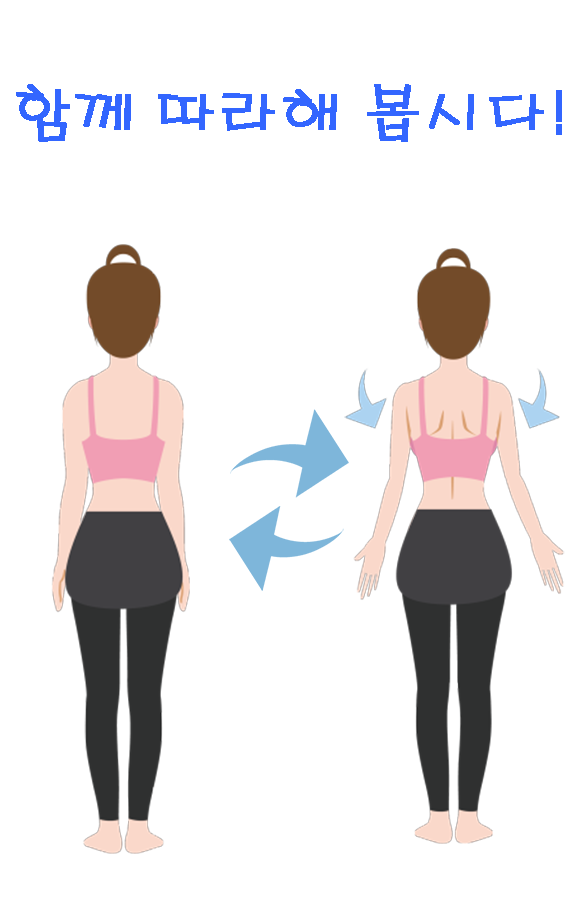
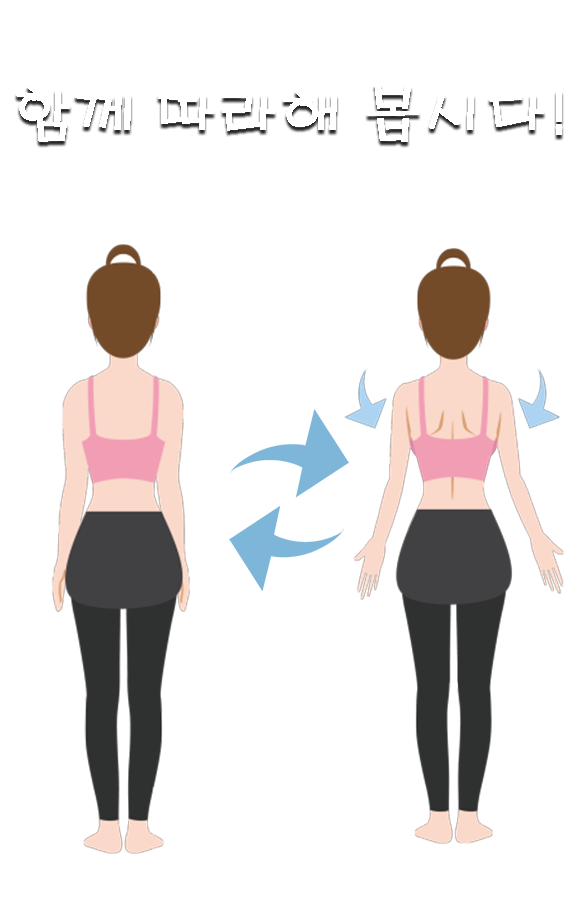
Layers edited between the first and the second w=576, h=900 image:
painted on "함께 따라해 봅시다!" over (x1=16, y1=84, x2=562, y2=142)
